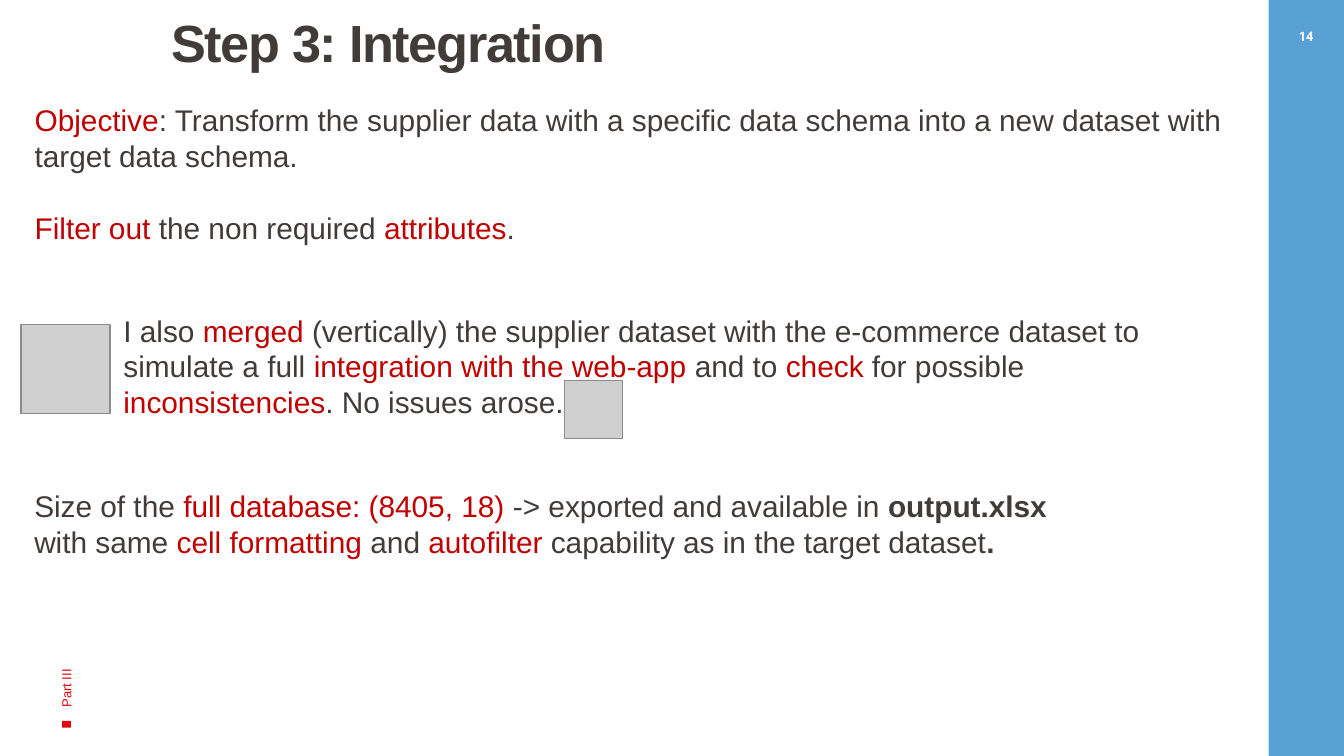
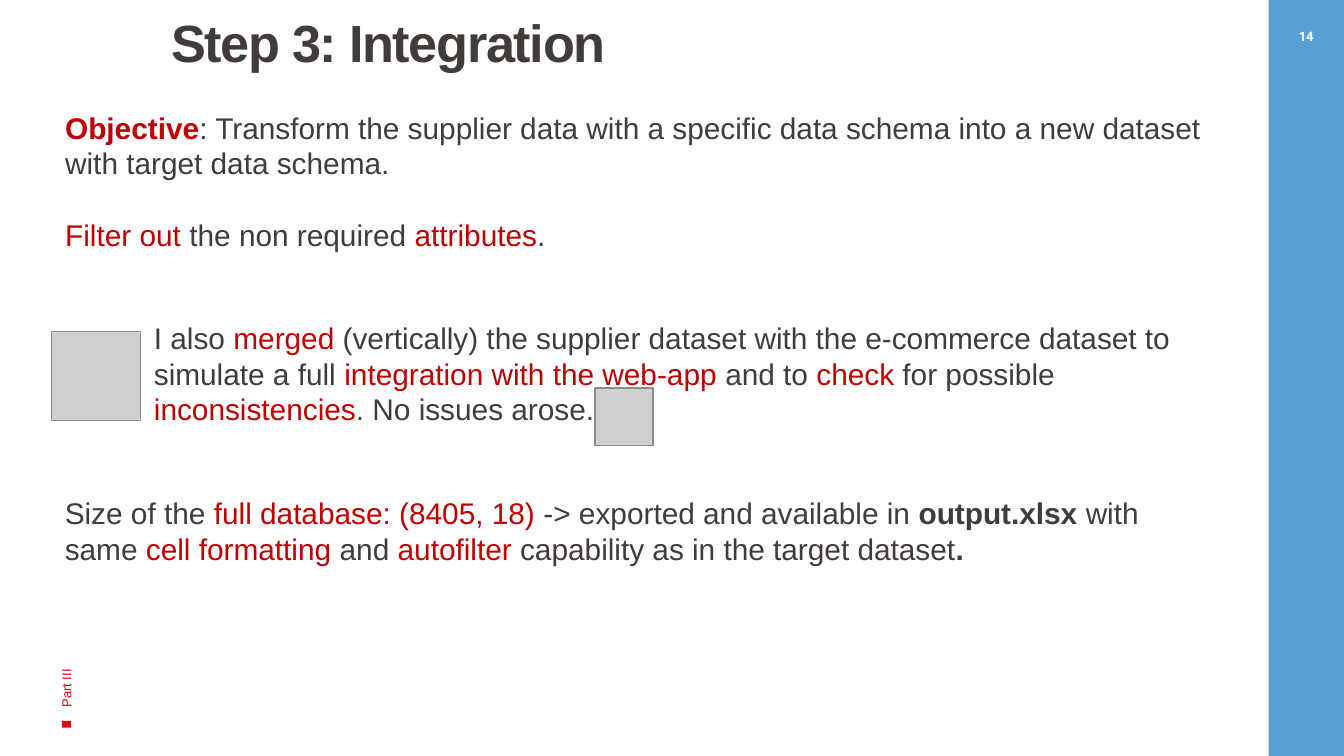
Before and after one commit to pierluigisegatto/Onedot_remote_data_task, a slide deck: slide 15 of customer_presentation/onedot_customer_presentation.pptx. Drawn at 1344x756 pixels with LibreOffice and Linux fonts; fonts in the diff are those of the drawing; grey boxes stand for pictures; background and template pictures are left out. Boxes give left, top, right and bottom in pixels: in the first picture for what was removed or moved away, otherwise in the second. Text is boxed around its words. In the diff, an @@ line names an element or a change of style, - is before the commit and + after.

```diff
--- a/customer_presentation/onedot_customer_presentation.pptx
+++ b/customer_presentation/onedot_customer_presentation.pptx
@@ text "Objective: Transform the supplier data ...": place and size @@
-text "Objective: Transform the supplier data ..." at [35,109,1221,244]
+text "Objective: Transform the supplier data ..." at [65,117,1201,252]
@@ text at [65,117,1201,180]: bold on in "Objective:" @@
@@ 2 pictures, 1 text, 1 rectangle: place and size @@
-2 pictures, 1 text, 1 rectangle at [22,313,1139,438]
+2 pictures, 1 text, 1 rectangle at [51,321,1170,446]
@@ text "Size of the full database: ..." rewrapped from [34,495,1047,558] to [65,502,1139,566] @@
```
Also in this commit, not shown: 11 other slides changed, 2 other files.
